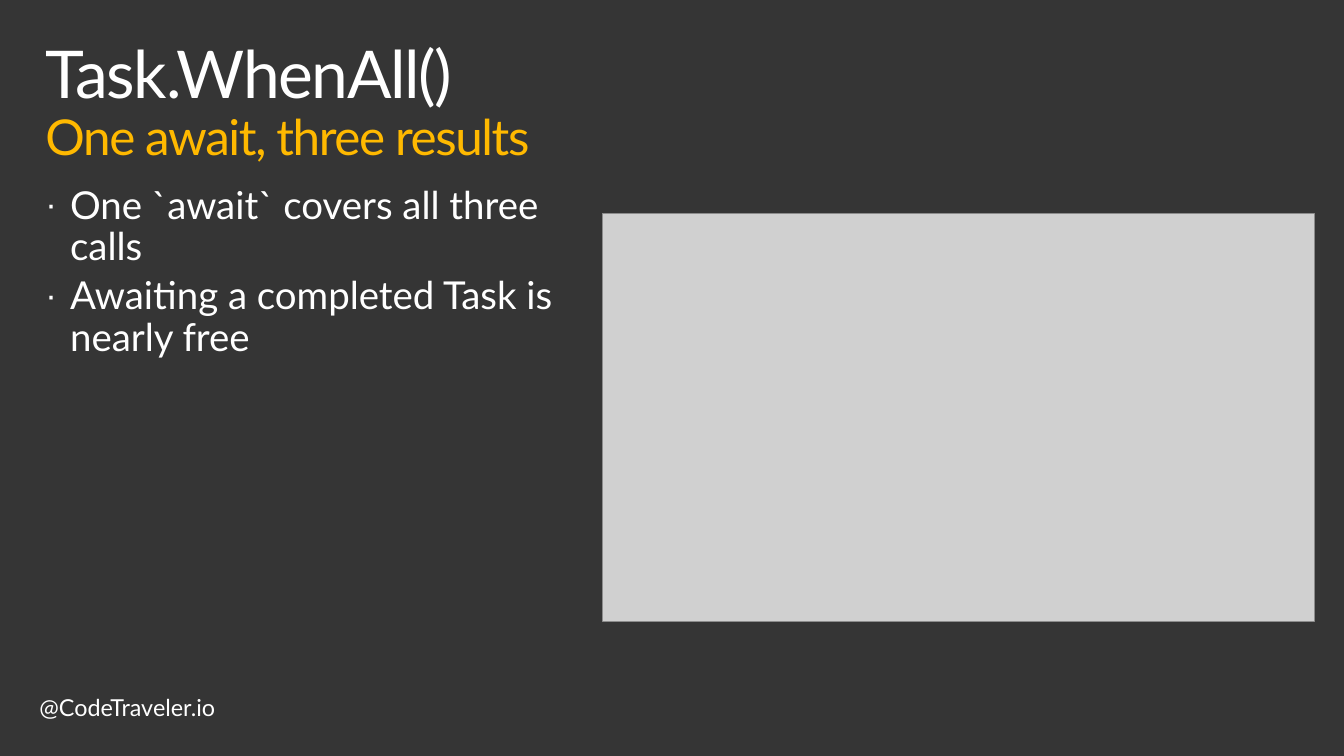
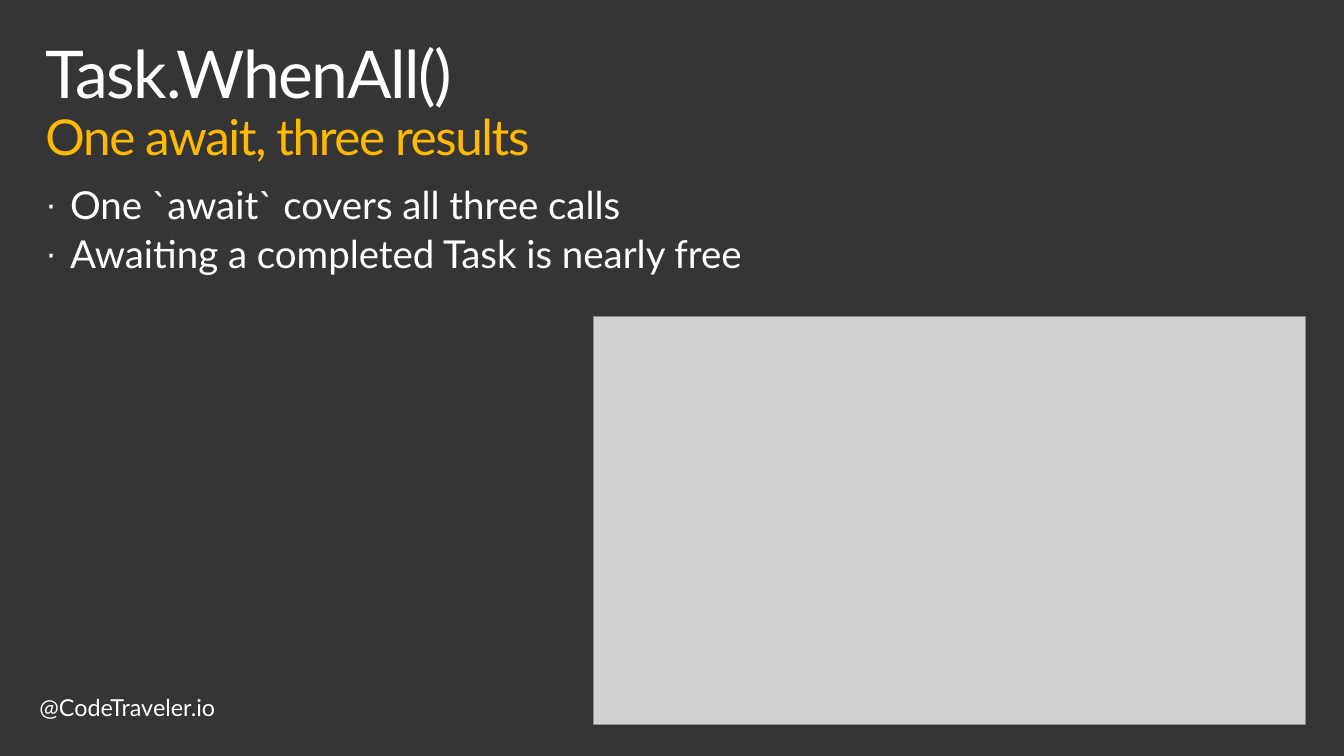
Before and after one commit to TheCodeTraveler/BecomeAnExpertWithAsyncAwait, a slide deck: slide 6 of 6. Coordinating Multiple Tasks/CoordinatingTasks.pptx. Drawn at 1344x756 pixels with LibreOffice and Linux fonts; fonts in the diff are those of the drawing; grey boxes stand for pictures; background and template pictures are left out. Boxes give left, top, right and bottom in pixels: in the first picture for what was removed or moved away, otherwise in the second. Text is boxed around its words. In the diff, an @@ line names an element or a change of style, - is before the commit and + after.

```diff
--- a/6. Coordinating Multiple Tasks/CoordinatingTasks.pptx
+++ b/6. Coordinating Multiple Tasks/CoordinatingTasks.pptx
@@ text "One `await` covers all three ..." rewrapped from (70, 190, 552, 358) to (70, 190, 741, 275) @@
@@ picture: place and size @@
-picture at (603, 214, 1314, 622)
+picture at (594, 317, 1305, 724)
```
Also in this commit, not shown: 3 other slides changed, 2 other files.
